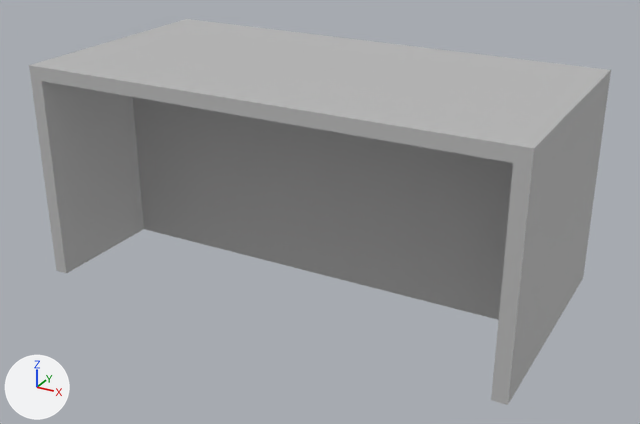
What one commit did to the FBX model Assets/models/kahmin/table.fbx.
One viewpoint serves both versions: a camera (50 mm lens) standing at (1.86, -3.36, 2.14) and looking at (0.04, -0.06, 0.49). Every picture has the same lights, and +X, +Y and +Z are marked at lower left. Where no turn or scale is listed for an object, it has been applied to the vertices.
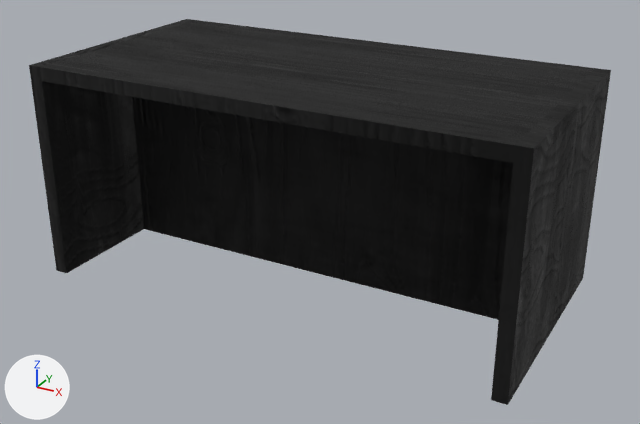
Pixel boxes (x1, y1, x2, y2) of what changed, in the pictures (640 x 424 px):
'pCube1', recoloured (grey to black)
    both: (29, 19, 611, 405)

Patch to the scene script:
```diff
--- a/Assets/models/kahmin/table.fbx.py
+++ b/Assets/models/kahmin/table.fbx.py
@@ img_trimsheet_lambert1_roughness_1001_png @@
+img_trimsheet_lambert1_roughness_1001_png = load_image('trimsheet_lambert1_Roughness.1001.png', '../../texture/trimsheet-kahmin/Table Trimsheet/trimsheet_lambert1_Roughness.1001.png', 1024, 1024, 'Non-Color')
@@ img_trimsheet_lambert1_emissive_1001_png @@
+img_trimsheet_lambert1_emissive_1001_png = load_image('trimsheet_lambert1_Emissive.1001.png', '../../texture/trimsheet-kahmin/Table Trimsheet/trimsheet_lambert1_Emissive.1001.png', 1024, 1024, 'sRGB')
@@ img_trimsheet_lambert1_metallic_1001_png @@
+img_trimsheet_lambert1_metallic_1001_png = load_image('trimsheet_lambert1_Metallic.1001.png', '../../texture/trimsheet-kahmin/Table Trimsheet/trimsheet_lambert1_Metallic.1001.png', 1024, 1024, 'Non-Color')
@@ img_trimsheet_lambert1_normal_1001_png @@
+img_trimsheet_lambert1_normal_1001_png = load_image('trimsheet_lambert1_Normal.1001.png', '../../texture/trimsheet-kahmin/Table Trimsheet/trimsheet_lambert1_Normal.1001.png', 1024, 1024, 'Non-Color')
@@ mat_aistandardsurface1 @@
+mat_aistandardsurface1 = bpy.data.materials.new('aiStandardSurface1')
+# colours: black #000000
+# uses the picture img_trimsheet_lambert1_emissive_1001_png
+# uses the picture img_trimsheet_lambert1_metallic_1001_png
+# uses the picture img_trimsheet_lambert1_normal_1001_png
+# uses the picture img_trimsheet_lambert1_roughness_1001_png
@@ me_mesh @@
 me_mesh.from_pydata(...)  # 48 vertices, 47 faces; spans x -1.14..1.14, y -0.59..0.57, z -0.48..0.54
-me_mesh.materials.append(mat_lambert1)  # grey #bcbcbc
+me_mesh.materials.append(mat_aistandardsurface1)
```
